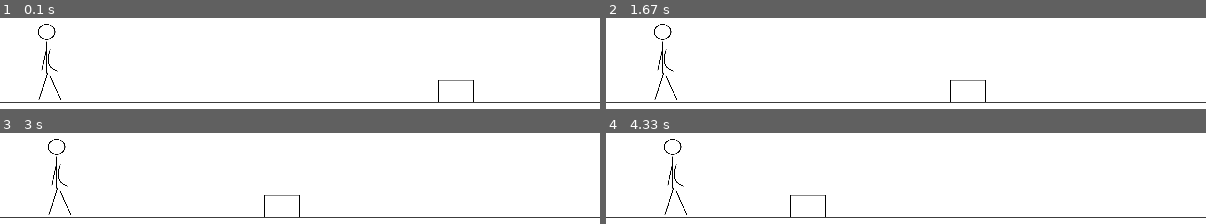
Above: before the commit, frames 1-4 (two rows, left to right).
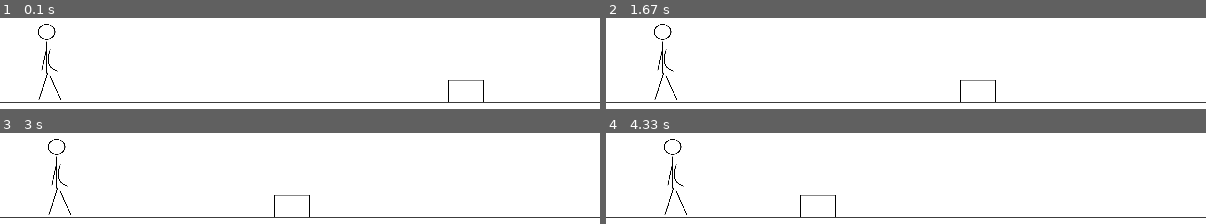
Above: after the commit, the same moments.

Repository: VeroniBraakman/Basic_Game
Game: pygame game, started from PygameTest.py
Two runs of this game, one before a commit and one after it. Both use one fixed random seed, a clock stepped at 60 frames per second and the inputs below.
Inputs:
- Up to frame 1 (0.1 s): no input
- Up to frame 2 (1.67 s): hold Right 0.33-0.8 s; hold Right 0.83-1.3 s; hold Left from 1.33 s (still down)
- Up to frame 3 (3 s): release Left at 1.87 s; hold Left 1.9-2.3 s; hold Right 2.33-2.97 s
- Up to frame 4 (4.33 s): hold Left 3-3.47 s; hold Right 3.5-3.97 s; hold Right from 4 s (still down)

The runs differ from the first frame. In frame 1, 0.2% of the frame differs, in the area x 73-81%, y 68-93%; in frame 2, 0.2%; in frame 3, 0.2%; in frame 4, 0.2%.

Commit message:
move an obstacle

Diff:
--- a/PygameTest.py
+++ b/PygameTest.py
@@ -19,7 +19,7 @@
 def draw_window(m_c, m_o):
     SCREEN.fill(WHITE)
     SCREEN.blit(main_character, (m_c.x, m_c.y))
-    SCREEN.blit(main_object, (m_o.x -10, m_o.y))
+    SCREEN.blit(main_object, (m_o.x, m_o.y))
     p.draw.line(SCREEN, GREY, (0, 245), (600, 245), 1)
     #p.draw.rect(SCREEN, GREY, p.Rect(450, 220, 25, 25), 1)
     p.display.update()
